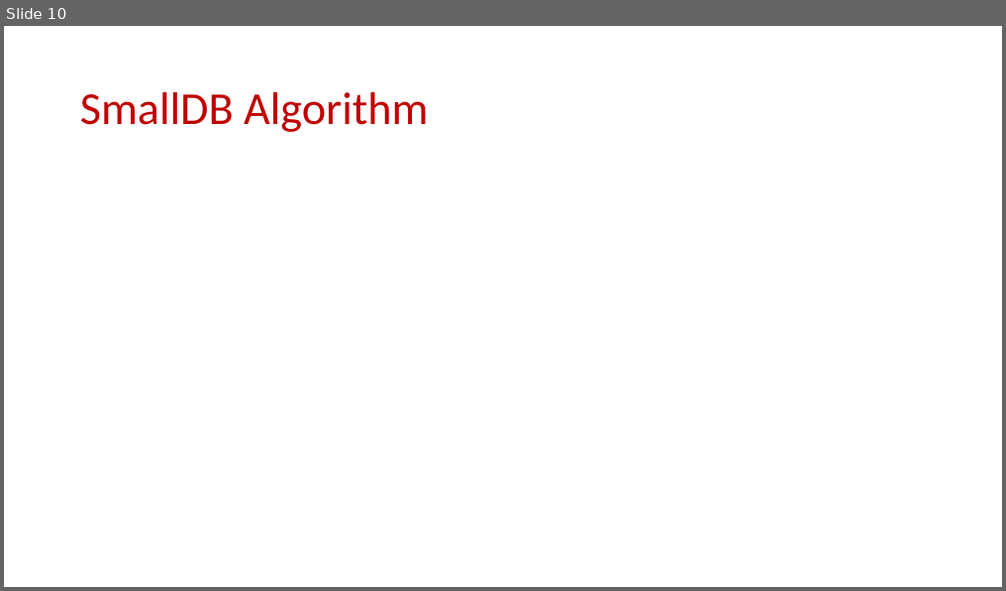
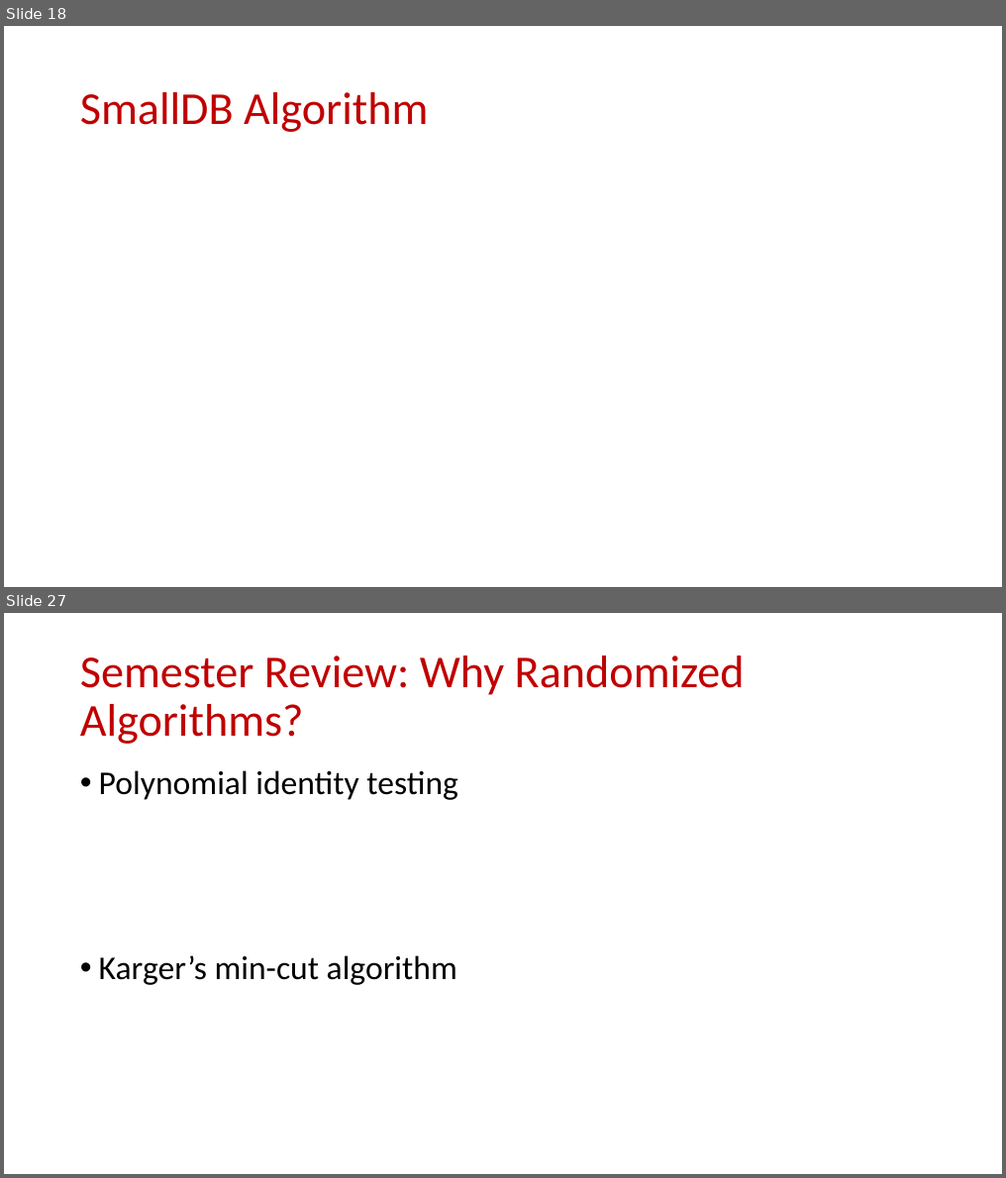
Before and after one commit to samsonzhou/samsonzhou.github.io, a slide deck: CSCE658-S24/L22.pptx. Shown one above the other, each under a label of ours: slide 10 before the commit, slides 18 and 27 after it; the slides between them are not shown. The pictures are 1006x591 and 1006x1178 pixels, drawn with LibreOffice and Linux fonts; fonts in the diff are those of the drawing; grey boxes stand for pictures. Boxes give left, top, right and bottom in pixels: in the first picture for what was removed or moved away, otherwise in the second. Text is boxed around its words. In the diff, an @@ line names an element or a change of style, - is before the commit and + after.

```diff
--- a/CSCE658-S24/L22.pptx
+++ b/CSCE658-S24/L22.pptx
@@ slide 27 added at bbox=[4, 613, 1002, 1174], background #FFFFFF @@
@@ title added at bbox=[80, 656, 745, 744], 44 pt, text #C00000 @@
+Semester Review: Why Randomized Algorithms?
@@ text added at bbox=[99, 770, 458, 985], 32 pt, text #000000 @@
+• Polynomial identity testing
+• Karger’s min-cut algorithm
@@ what was slide 10 is now slide 18 @@
```
Also in this commit, not shown: 1 slide changed, 34 other slides added.
